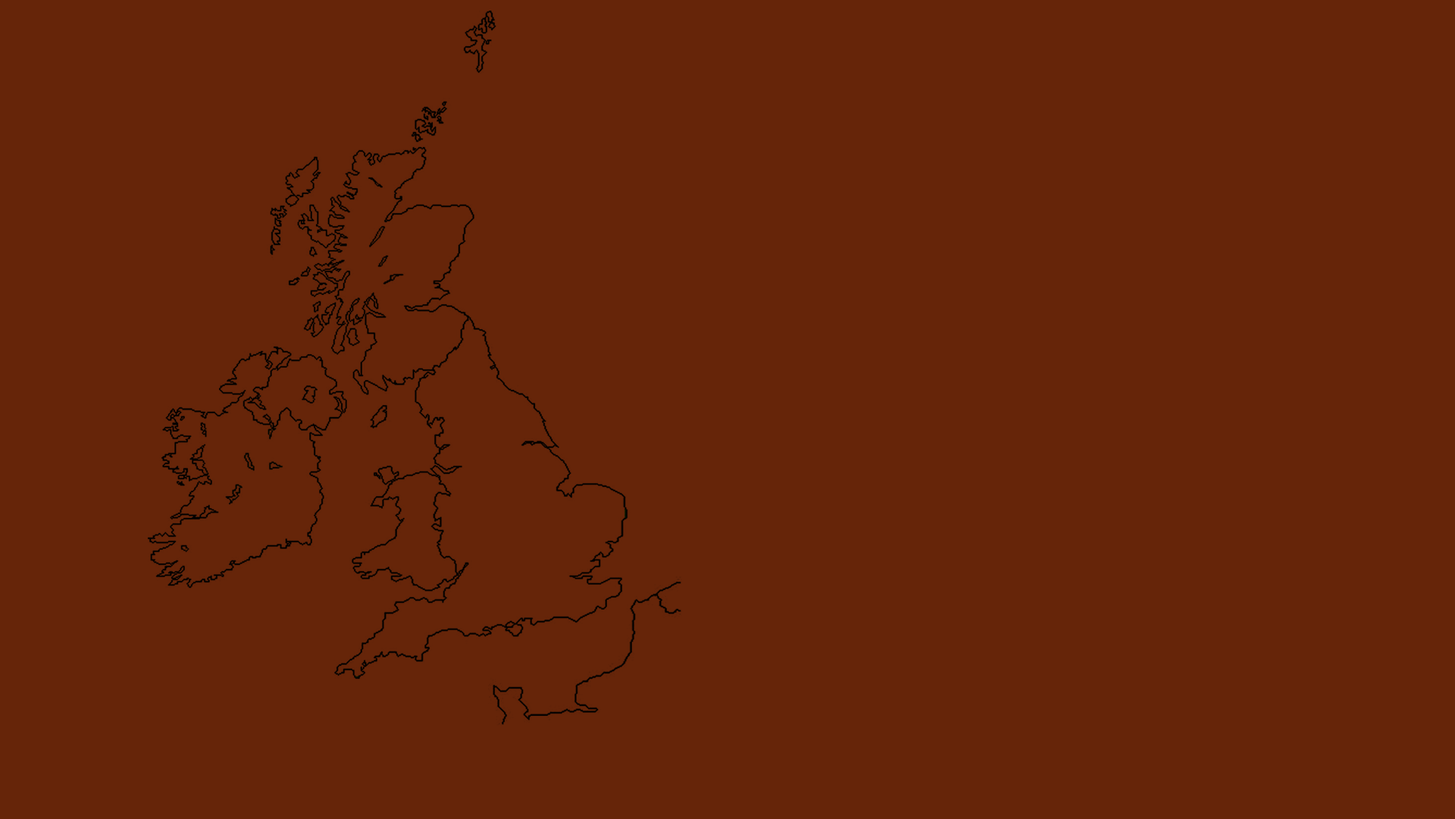
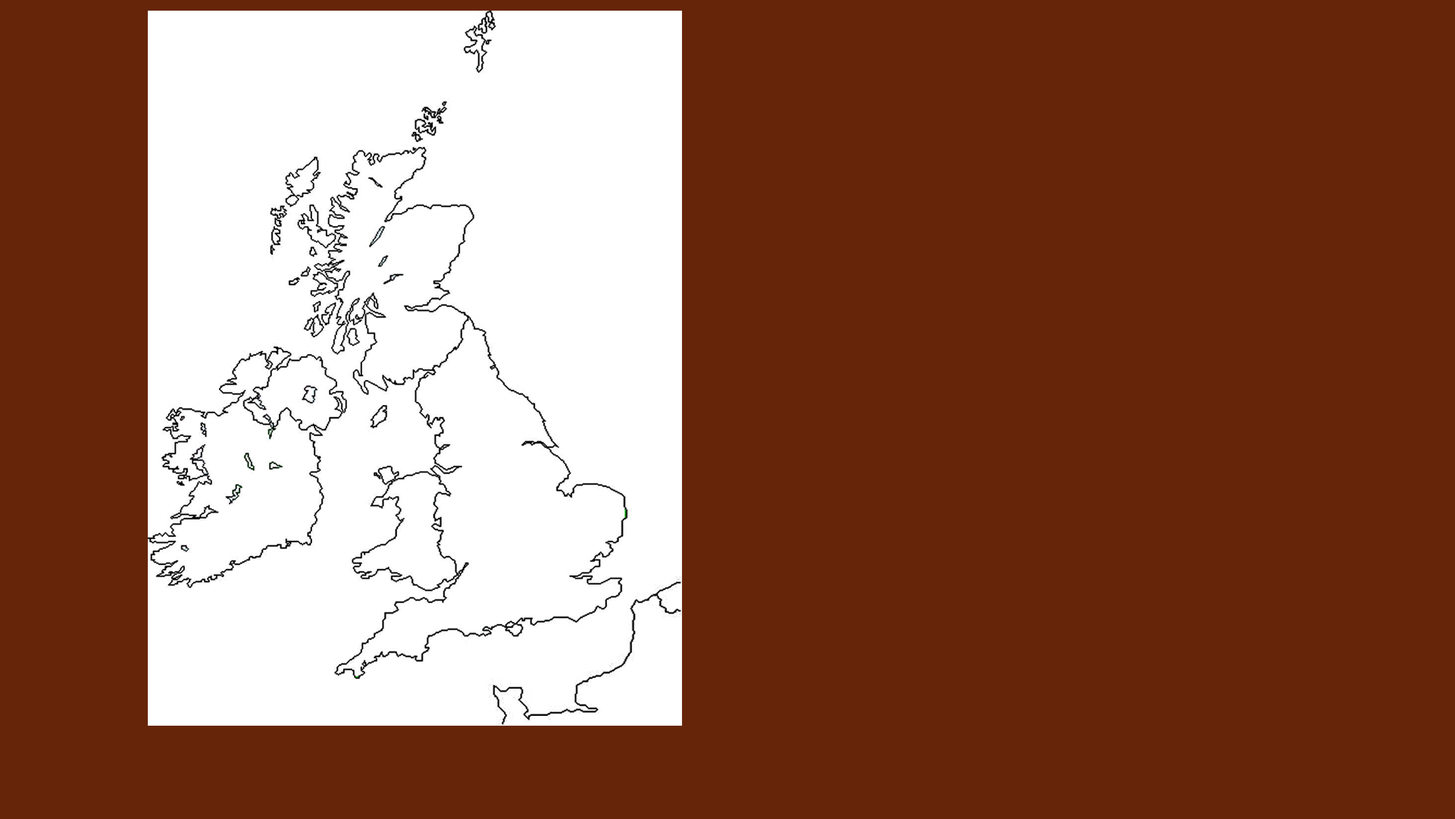
Comparing the layer stacks of the two 1455x819 images. Changes:
"Layer 2": blend multiply → normal over [147, 10, 683, 726]
